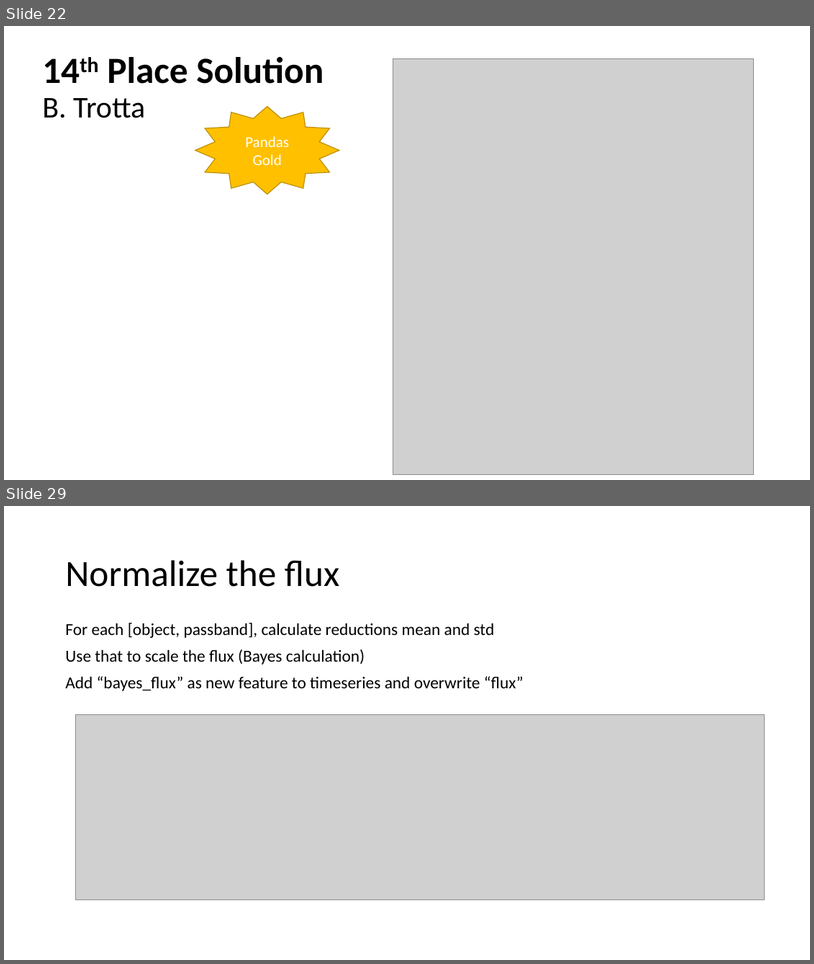
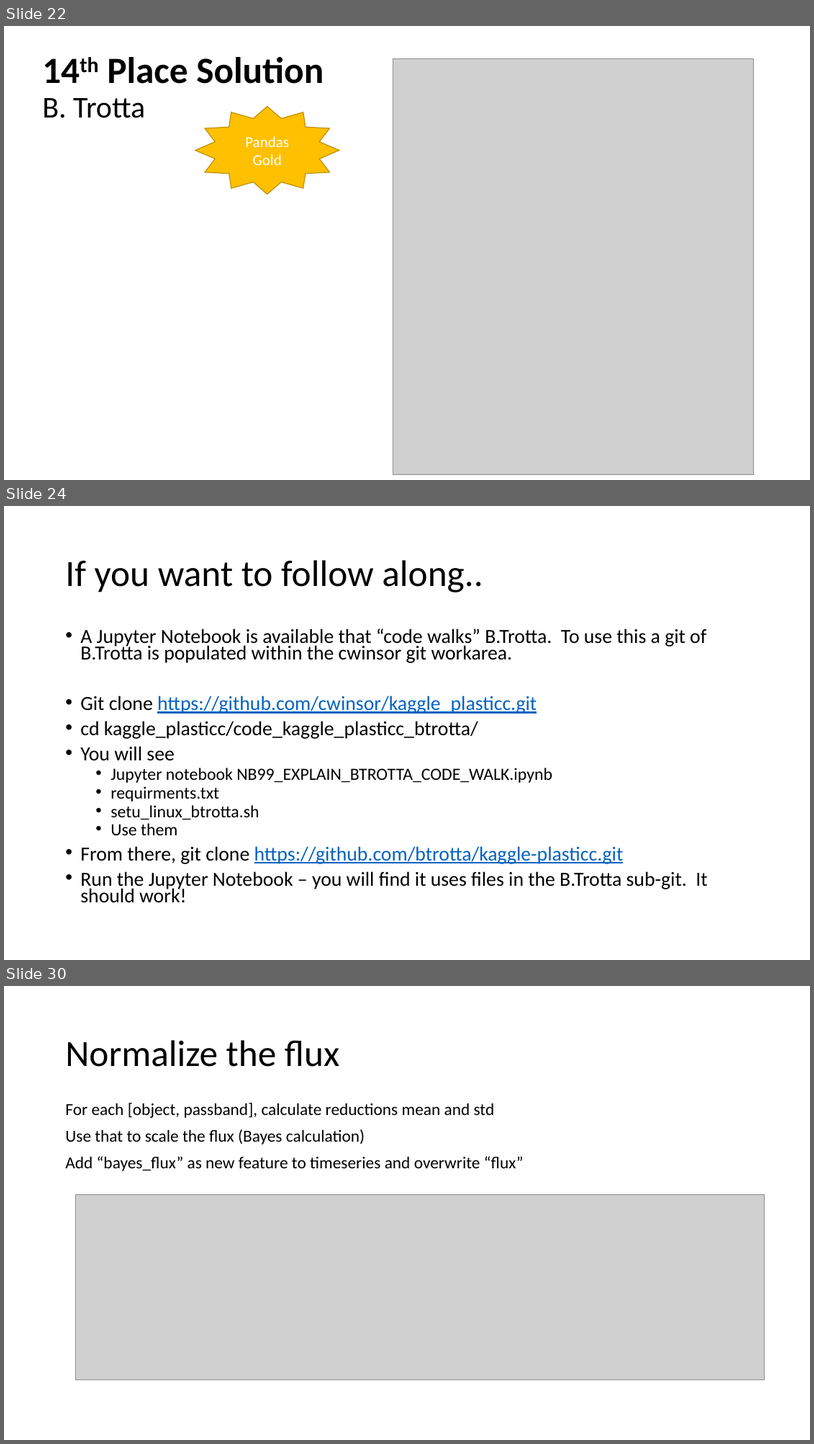
Before and after one commit to cwinsor/kaggle_plasticc, a slide deck: Kaggle_PLAsTiCC_and_B_Trotta_code_walk.pptx. Shown one above the other, each under a label of ours: slides 22 and 29 before the commit, slides 22, 24 and 30 after it; the slides between them are not shown. The pictures are 814x964 and 814x1444 pixels, drawn with LibreOffice and Linux fonts; fonts in the diff are those of the drawing; grey boxes stand for pictures. Boxes give left, top, right and bottom in pixels: in the first picture for what was removed or moved away, otherwise in the second. Text is boxed around its words. In the diff, an @@ line names an element or a change of style, - is before the commit and + after.

Commit message:
add /code_kaggle_btrotta sub-dir with NB99 (notebook), readme, setup_linux and .hdf5 files

```diff
--- a/Kaggle_PLAsTiCC_and_B_Trotta_code_walk.pptx
+++ b/Kaggle_PLAsTiCC_and_B_Trotta_code_walk.pptx
@@ slide 24 added at [4, 506, 810, 960], background #FFFFFF @@
@@ title added at [65, 560, 483, 592], 44 pt, text #000000 @@
+If you want to follow along..
@@ text added at [80, 628, 707, 903], 23.8 pt, text #000000 @@
+• A Jupyter Notebook is available that “code walks” B.Trotta. To use this a git of B.Trotta is populated within the cwinsor git workarea.
+• Git clone https://github.com/cwinsor/kaggle_plasticc.git
+• cd kaggle_plasticc/code_kaggle_plasticc_btrotta/
+• You will see
+  • Jupyter notebook NB99_EXPLAIN_BTROTTA_CODE_WALK.ipynb
+  • requirments.txt
+  • setu_linux_btrotta.sh
+  • Use them
+• From there, git clone https://github.com/btrotta/kaggle-plasticc.git
+• Run the Jupyter Notebook – you will find it uses files in the B.Trotta sub-git. It should work!
@@ what was slide 29 is now slide 30 @@
```
Also in this commit, not shown: 7 slides changed, 5 other slides added, 1 slide removed, 8 other files.
